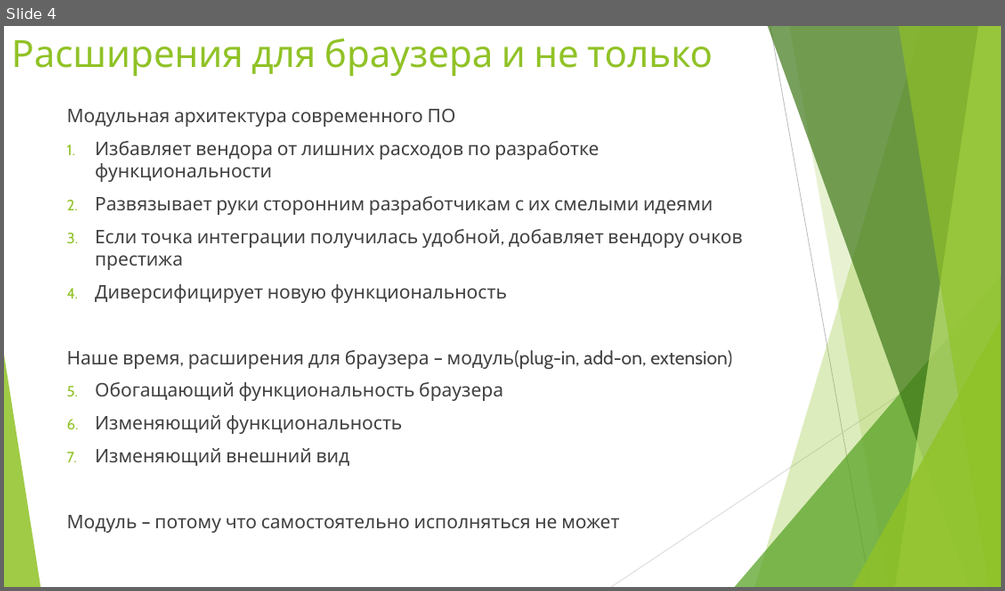
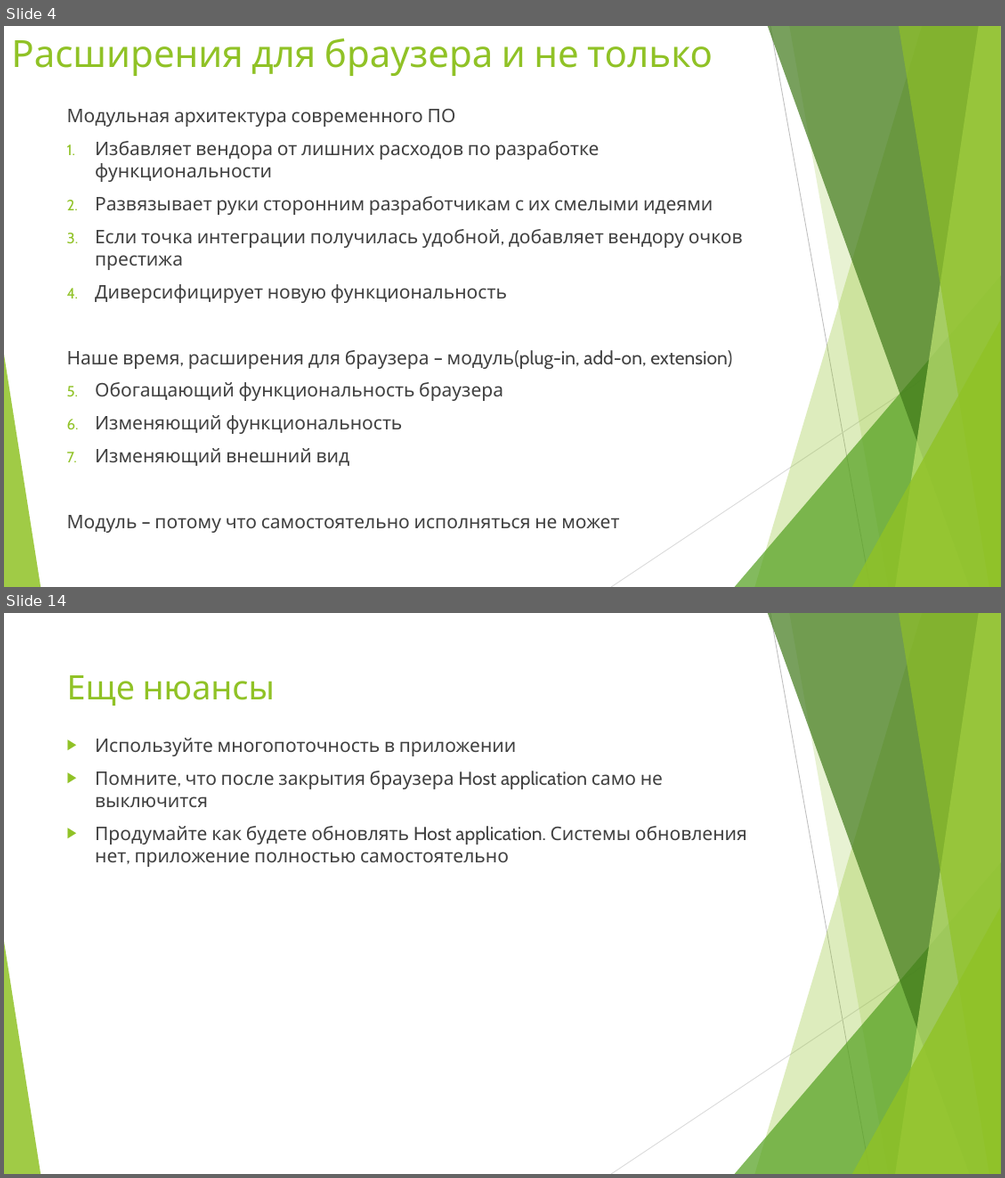
Before and after one commit to croacker/croc-extension-report, a slide deck: report/Presentation.pptx. Shown one above the other, each under a label of ours: slide 4 before the commit, slides 4 and 14 after it; the slides between them are not shown. The pictures are 1005x591 and 1005x1178 pixels, drawn with LibreOffice and Linux fonts; fonts in the diff are those of the drawing. Boxes give left, top, right and bottom in pixels: in the first picture for what was removed or moved away, otherwise in the second. Text is boxed around its words. In the diff, an @@ line names an element or a change of style, - is before the commit and + after.

```diff
--- a/report/Presentation.pptx
+++ b/report/Presentation.pptx
@@ slide 14 added at (4, 613, 1001, 1174), background #FFFFFF; not listed: 10 template elements that a slide beside it also shows @@
@@ title added at (67, 675, 275, 706), 32.4 pt, text #90C226 @@
+Еще нюансы
@@ text added at (95, 738, 747, 867), 18 pt, text #404040 @@
+▶ Используйте многопоточность в приложении
+▶ Помните, что после закрытия браузера Host application само не выключится
+▶ Продумайте как будете обновлять Host application. Системы обновления нет, приложение полностью самостоятельно
```
Also in this commit, not shown: 1 slide changed, 9 other slides added.
